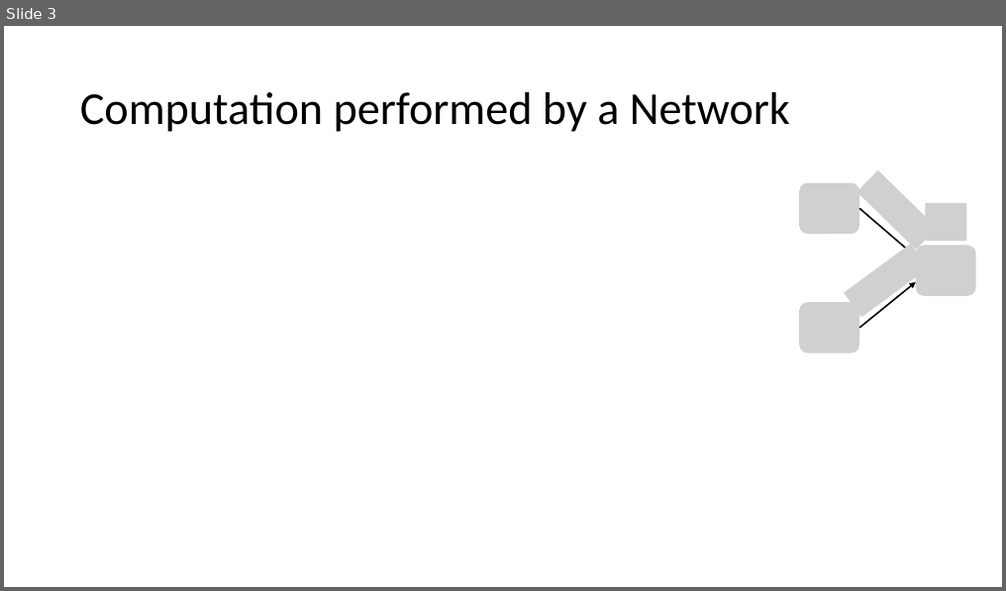
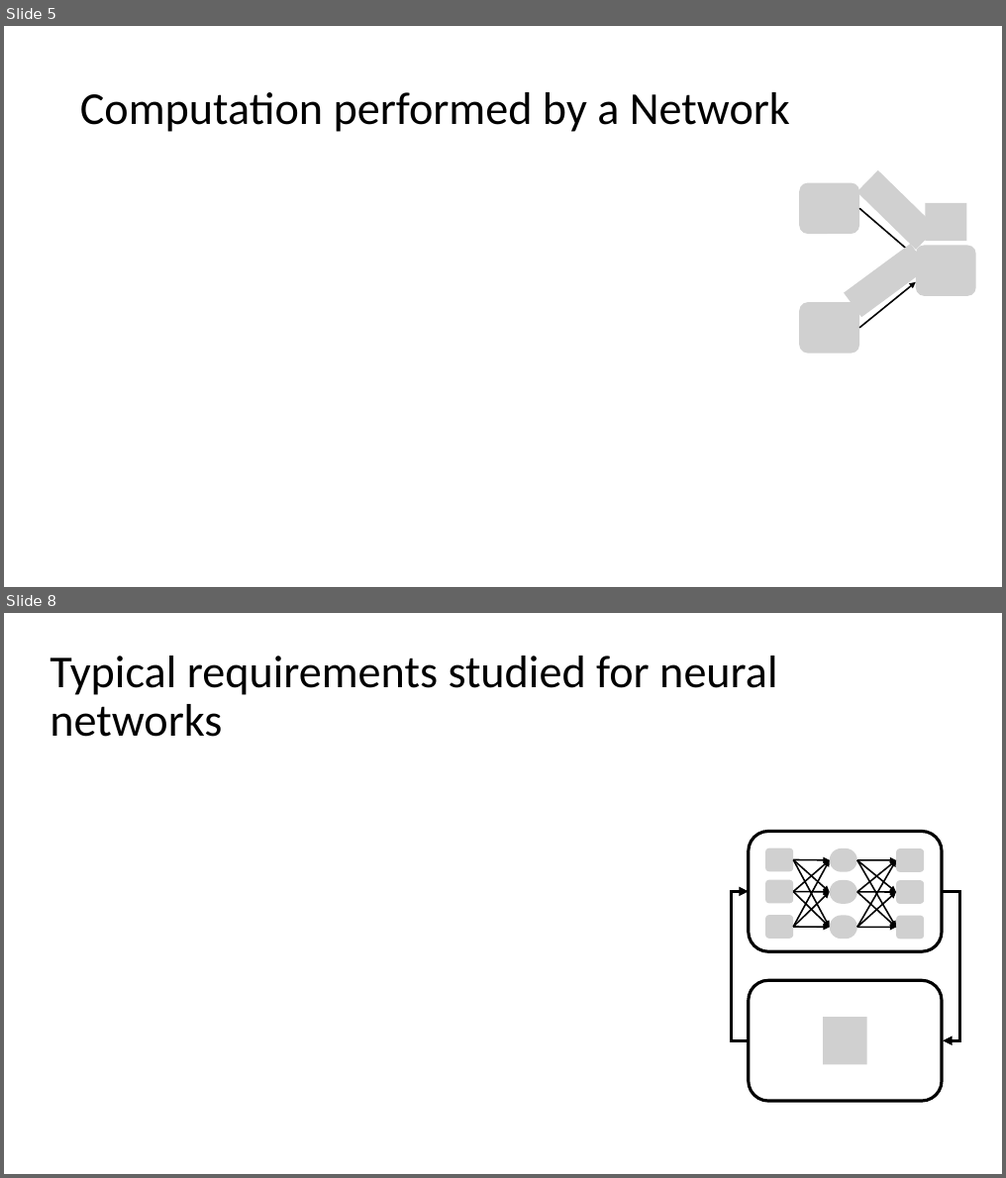
Before and after one commit to sayanmitracode/cpsbooksite, a slide deck: Slides/reluplex21.pptx. Shown one above the other, each under a label of ours: slide 3 before the commit, slides 5 and 8 after it; the slides between them are not shown. The pictures are 1006x591 and 1006x1178 pixels, drawn with LibreOffice and Linux fonts; fonts in the diff are those of the drawing; grey boxes stand for pictures. Boxes give left, top, right and bottom in pixels: in the first picture for what was removed or moved away, otherwise in the second. Text is boxed around its words. In the diff, an @@ line names an element or a change of style, - is before the commit and + after.

```diff
--- a/Slides/reluplex21.pptx
+++ b/Slides/reluplex21.pptx
@@ slide 8 added at (4, 613, 1002, 1174), background #FFFFFF @@
@@ title added at (50, 656, 777, 737), 44 pt, text #000000 @@
+Typical requirements studied for neural networks
@@ rounded rectangle added at (748, 832, 942, 953), outline #000000 3 pt @@
@@ group added at (765, 848, 924, 940): 18 arrows, 9 pictures @@
@@ elbow arrow added from (749, 1042) to (748, 891), #000000 3 pt @@
@@ elbow arrow added from (943, 891) to (943, 1042), #000000 3 pt @@
@@ rounded rectangle added at (748, 980, 942, 1101), outline #000000 3 pt @@
@@ picture added at (823, 1017, 867, 1065) @@
@@ what was slide 3 is now slide 5 @@
```
Also in this commit, not shown: 3 slides changed, 12 other slides added, 1 slide removed, 2 other files.
